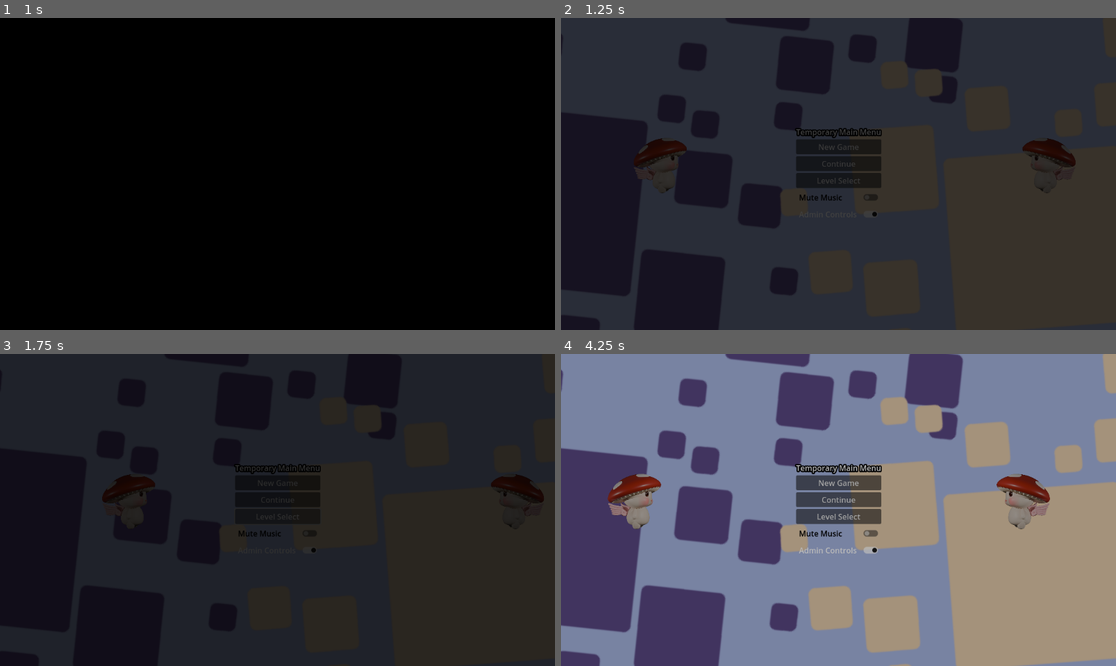
Above: before the commit, frames 1-4 (two rows, left to right).
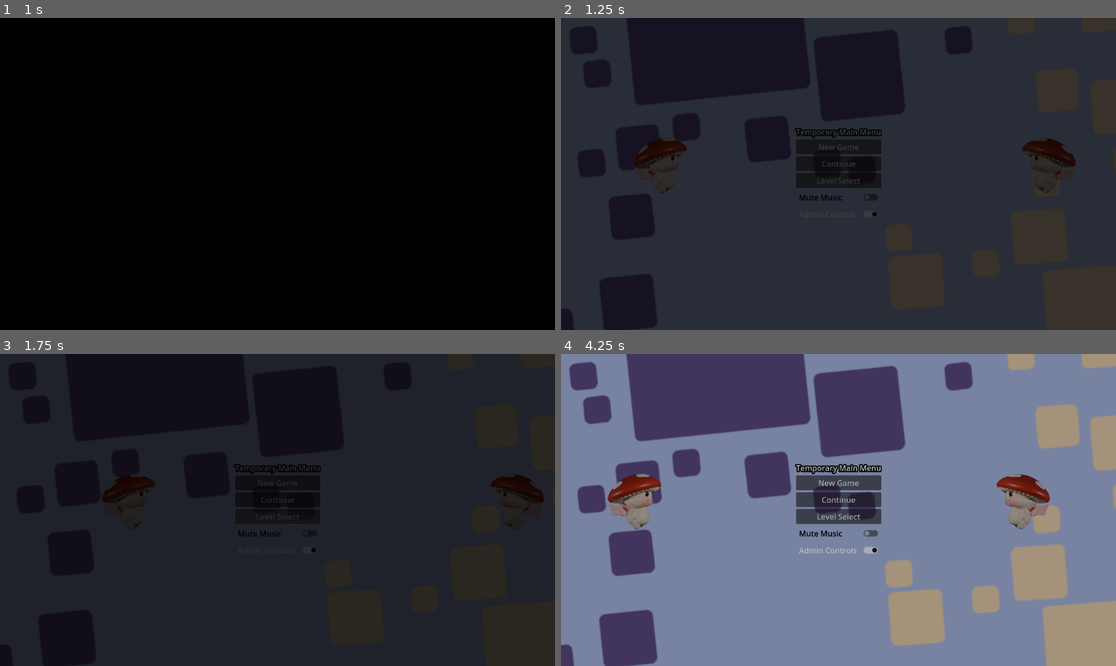
Above: after the commit, the same moments.

Repository: dustngroh/CapstoneProject
Game: Godot game, scene res://scenes/main/Game.tscn
The game is run twice, just before and just after one commit, with the same random seed, the same clock (stepped at 60 frames per second) and the same inputs. The engine's default icon, where the game draws it, is replaced by a stand-in: a white triangle on a blue panel in a dark square.
Inputs:
- Up to frame 1 (1 s): tap Enter at 0.5 s; hold Right (walk_right) from 0.53 s (still down); tap Space (jump) at 0.77 s
- Up to frame 2 (1.25 s): keep holding Right (walk_right)
- Up to frame 3 (1.75 s): release Right (walk_right) at 1.25 s; click "Level Select" at 1.25 s
- Up to frame 4 (4.25 s): click "New Game" at 2 s; click "Main Menu" at 2.75 s; click "Previous Level" at 3.5 s

Frame 1 is identical in both runs. In frame 2, 26% of the frame differs, in the area x 0-75%, y 0-100%; in frame 3, 0.3%; in frame 4, 51%, in the area x 0-100%, y 0-100%.

Commit message:
Move FadeLayer to UIManager

Diff:
--- a/run-game/scenes/common/ui/ui_manager.tscn
+++ b/run-game/scenes/common/ui/ui_manager.tscn
@@ -1,6 +1,7 @@
-[gd_scene load_steps=7 format=3 uid="uid://bna48stbflevk"]
+[gd_scene load_steps=8 format=3 uid="uid://bna48stbflevk"]
 
 [ext_resource type="PackedScene" uid="uid://dhikxsmxr43ju" path="res://scenes/common/ResultsScreen.tscn" id="1_bcprt"]
+[ext_resource type="Script" path="res://scenes/common/fade_layer.gd" id="1_ulhlq"]
 [ext_resource type="AudioStream" uid="uid://chlohcx8g3x82" path="res://assets/audio/sounds/countdown.wav" id="2_1ejeb"]
 [ext_resource type="AudioStream" uid="uid://dgsuqakvss1gw" path="res://assets/audio/sounds/start.wav" id="3_l31bs"]
 
@@ -71,3 +72,16 @@
 grow_horizontal = 2
 label_settings = SubResource("LabelSettings_wibt8")
 metadata/_edit_use_anchors_ = true
+
+[node name="FadeLayer" type="CanvasLayer" parent="."]
+script = ExtResource("1_ulhlq")
+
+[node name="ColorRect" type="ColorRect" parent="FadeLayer"]
+z_index = 1
+anchors_preset = 15
+anchor_right = 1.0
+anchor_bottom = 1.0
+grow_horizontal = 2
+grow_vertical = 2
+mouse_filter = 2
+color = Color(0, 0, 0, 1)
--- a/run-game/scenes/main/Game.tscn
+++ b/run-game/scenes/main/Game.tscn
@@ -1,21 +1,8 @@
-[gd_scene load_steps=3 format=3 uid="uid://bokip4qxhqxtg"]
+[gd_scene load_steps=2 format=3 uid="uid://bokip4qxhqxtg"]
 
 [ext_resource type="Script" path="res://scenes/main/game.gd" id="1_k5xq4"]
-[ext_resource type="Script" path="res://scenes/common/fade_layer.gd" id="2_28yit"]
 
 [node name="Game" type="Node" groups=["Game"]]
 script = ExtResource("1_k5xq4")
 
-[node name="FadeLayer" type="CanvasLayer" parent="."]
-script = ExtResource("2_28yit")
-
-[node name="ColorRect" type="ColorRect" parent="FadeLayer"]
-anchors_preset = 15
-anchor_right = 1.0
-anchor_bottom = 1.0
-grow_horizontal = 2
-grow_vertical = 2
-mouse_filter = 2
-color = Color(0, 0, 0, 1)
-
 [node name="LevelContainer" type="Node" parent="."]
--- a/run-game/scenes/main/MainMenu.tscn
+++ b/run-game/scenes/main/MainMenu.tscn
@@ -33,27 +33,29 @@
 
 [node name="TextureRect3" type="TextureRect" parent="."]
 layout_mode = 1
-offset_left = 1107.0
-offset_top = 261.0
-offset_right = 1747.0
-offset_bottom = 741.0
-rotation = -3.82128
+offset_left = 1396.0
+offset_top = -367.0
+offset_right = 2662.0
+offset_bottom = 113.0
+rotation = -4.0307
 scale = Vector2(2.2, 2.2)
 texture = ExtResource("2_eluch")
+stretch_mode = 1
 
 [node name="TextureRect2" type="TextureRect" parent="."]
 layout_mode = 1
 anchors_preset = 1
 anchor_left = 1.0
 anchor_right = 1.0
-offset_left = -1250.0
-offset_top = 780.0
-offset_right = -610.0
-offset_bottom = 1260.0
+offset_left = -1696.0
+offset_top = 1471.0
+offset_right = -477.0
+offset_bottom = 1951.0
 grow_horizontal = 0
 rotation = -0.861724
 scale = Vector2(2.2, 2.2)
 texture = ExtResource("2_q4xyl")
+stretch_mode = 1
 
 [node name="TextureRect" type="TextureRect" parent="."]
 visible = false
--- a/run-game/scenes/main/game.gd
+++ b/run-game/scenes/main/game.gd
@@ -1,13 +1,15 @@
 extends Node
 
 var current_level = null
+@onready var fade_layer: CanvasLayer = UIManager.get_node("FadeLayer")
 
 func _ready():
 	UIManager.get_node("Leaderboard").visible = false
 	load_level('res://scenes/main/MainMenu.tscn') # Load Main Menu on start
 
 func load_level(level_path: String):
-	await $FadeLayer.fade_in(1.0)  # Fade to black
+	#await $FadeLayer.fade_in(1.0)  # Fade to black
+	await fade_layer.fade_in(1.0)
 
 	if current_level:
 		current_level.queue_free()  # Remove the old level
@@ -21,4 +23,5 @@
 	if level_path == "res://scenes/levels/main_levels/level_4.tscn": # Check if final level
 		MusicManager.play_music("res://assets/audio/music/Lite Saturation - Calm.mp3") # Play special song
 
-	await $FadeLayer.fade_out(1.0)  # Fade back in
+	#await $FadeLayer.fade_out(1.0)  # Fade back in
+	await fade_layer.fade_out(1.0)
Not shown, changed: docs/index.pck
